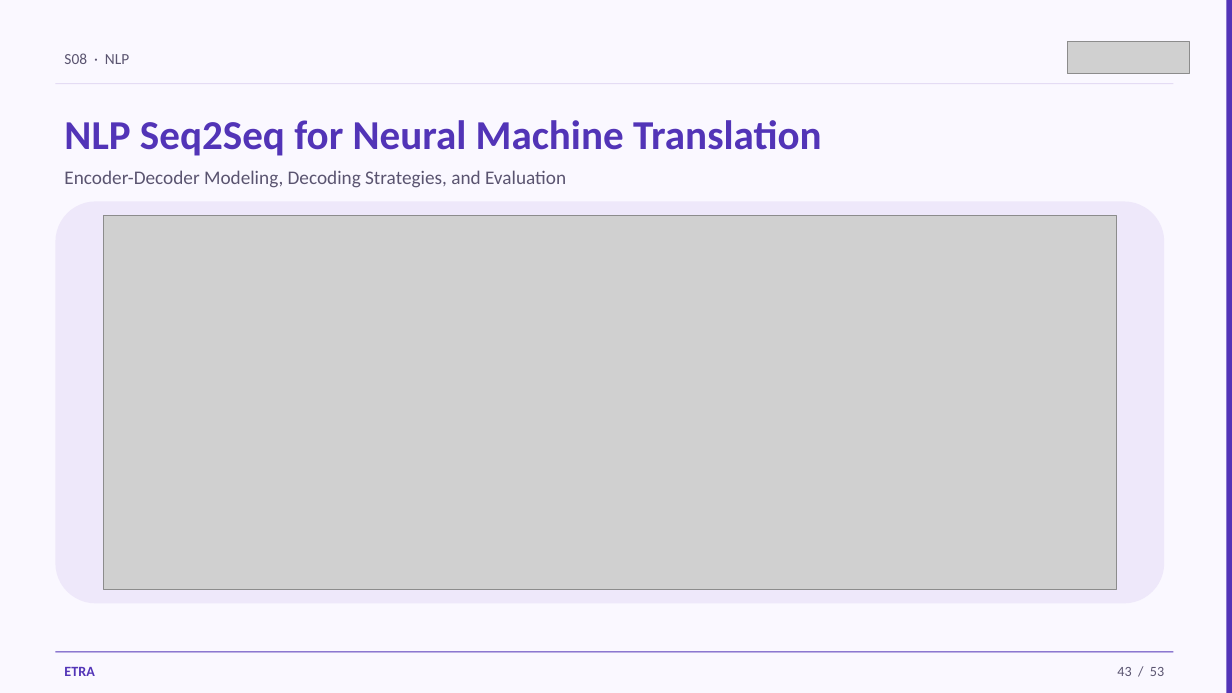
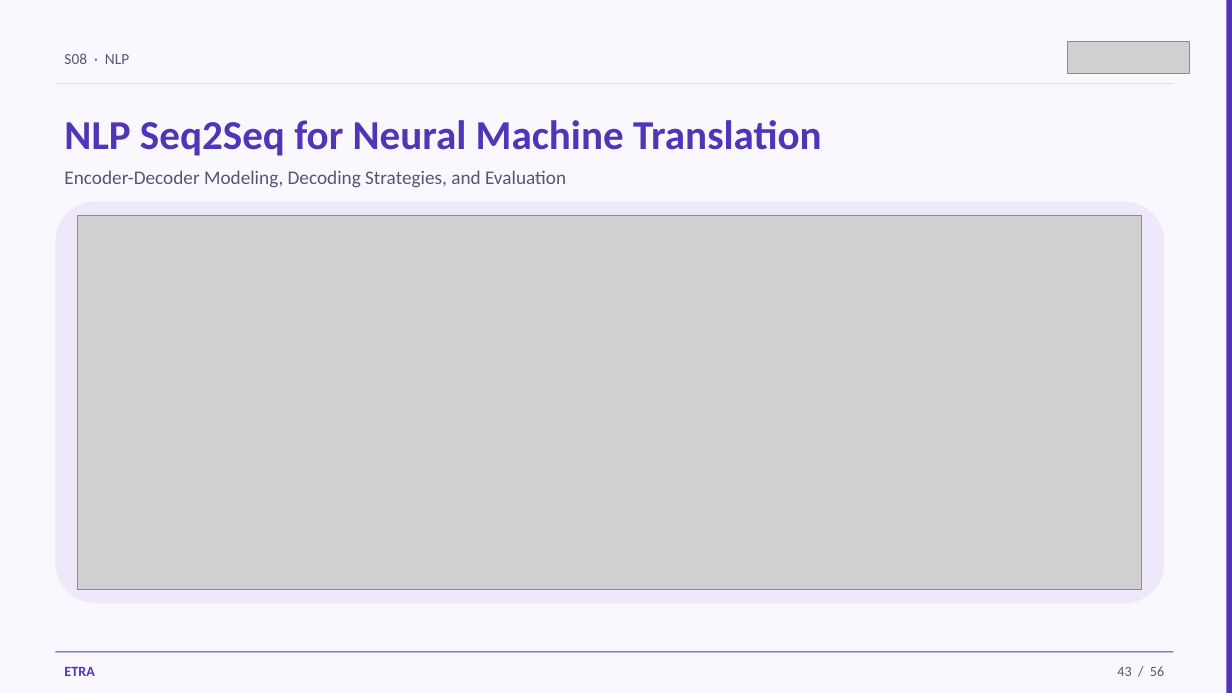
Before and after one commit to iksasa15/AI-ML, a slide deck: slide 43 of web-presentation/pdf-exports/Week3-Session1-NLP.pptx. Drawn at 1232x693 pixels with LibreOffice and Linux fonts; fonts in the diff are those of the drawing; grey boxes stand for pictures. Boxes give left, top, right and bottom in pixels: in the first picture for what was removed or moved away, otherwise in the second. Text is boxed around its words. In the diff, an @@ line names an element or a change of style, - is before the commit and + after.

```diff
--- a/web-presentation/pdf-exports/Week3-Session1-NLP.pptx
+++ b/web-presentation/pdf-exports/Week3-Session1-NLP.pptx
@@ picture: place and size @@
-picture at box(104, 215, 1117, 590)
+picture at box(78, 215, 1142, 590)
@@ text at box(1117, 666, 1164, 676): text changed @@
-43 / 53
+43 / 56
```
Also in this commit, not shown: 49 other slides changed, 5 slides added, 2 slides removed, 6 other files.
